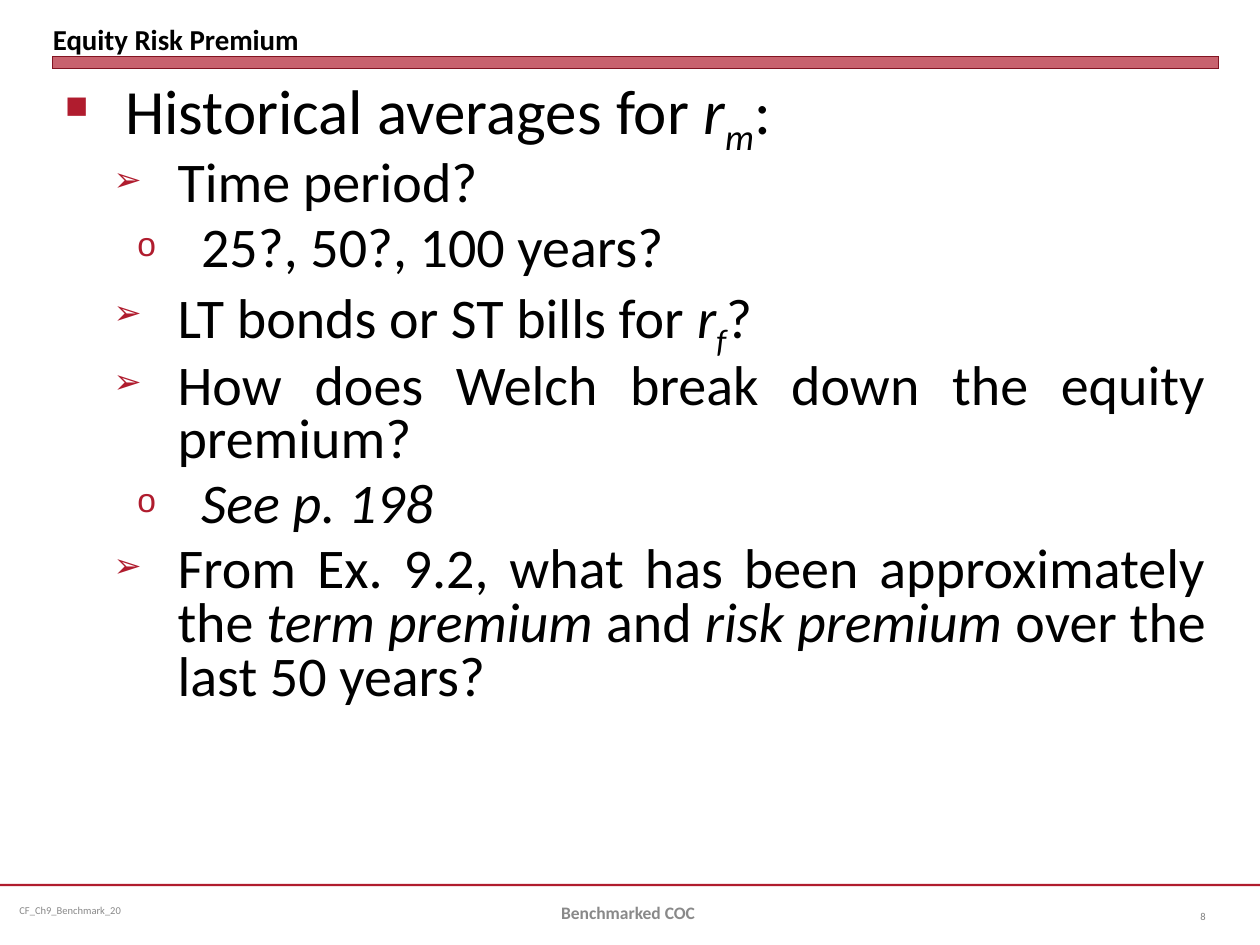
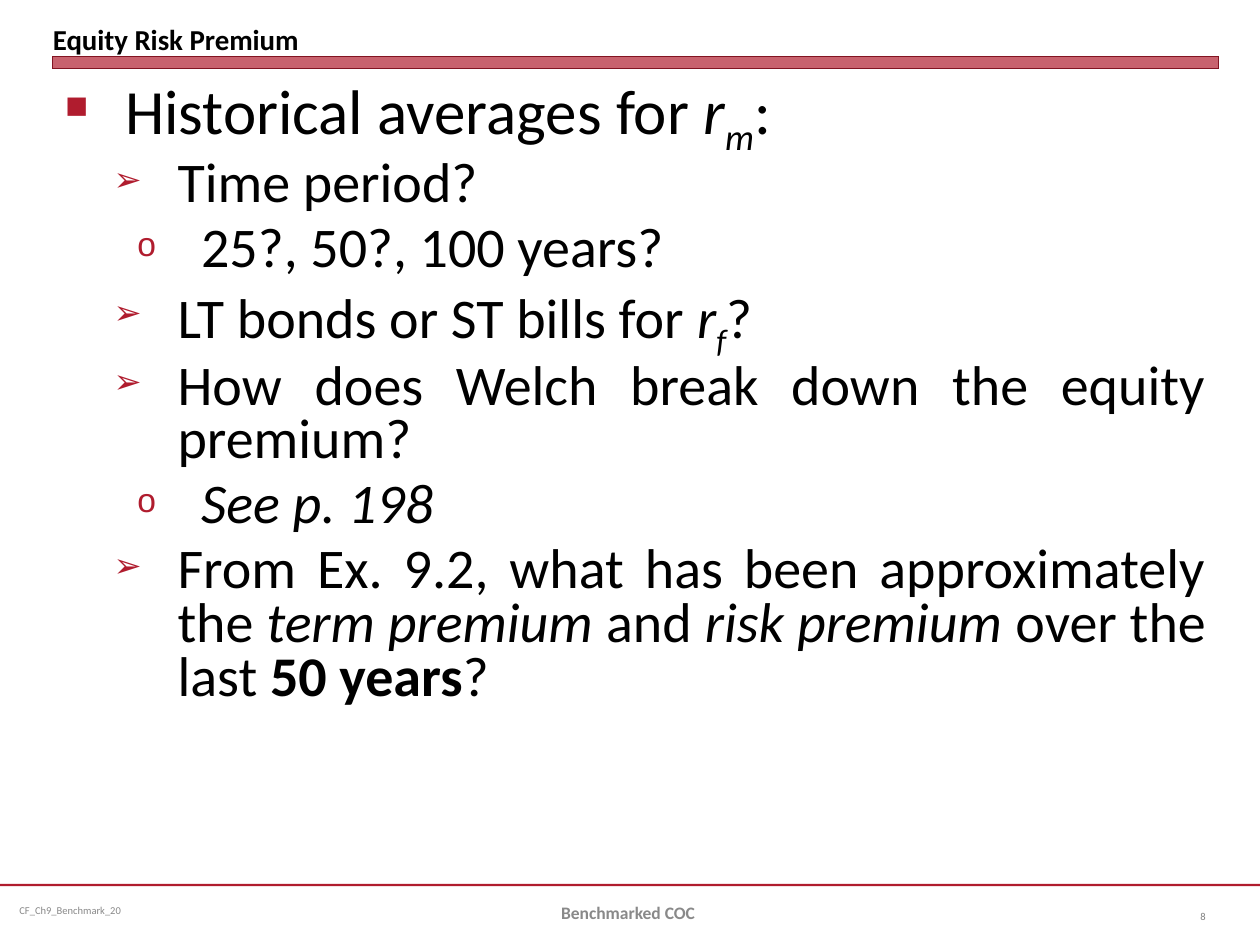
Before and after one commit to jmc877/Corporate-Finance, a slide deck: slide 8 of slides/CF_Ch9_Benchmark_20.pptx. Drawn at 1260x945 pixels with LibreOffice and Linux fonts; fonts in the diff are those of the drawing. Boxes give left, top, right and bottom in pixels: in the first picture for what was removed or moved away, otherwise in the second. Text is boxed around its words. In the diff, an @@ line names an element or a change of style, - is before the commit and + after.

```diff
--- a/slides/CF_Ch9_Benchmark_20.pptx
+++ b/slides/CF_Ch9_Benchmark_20.pptx
@@ text at [178,549,1206,705]: bold on in "50 years?" @@
```
Also in this commit, not shown: 1 other slide changed, 5 other files.
